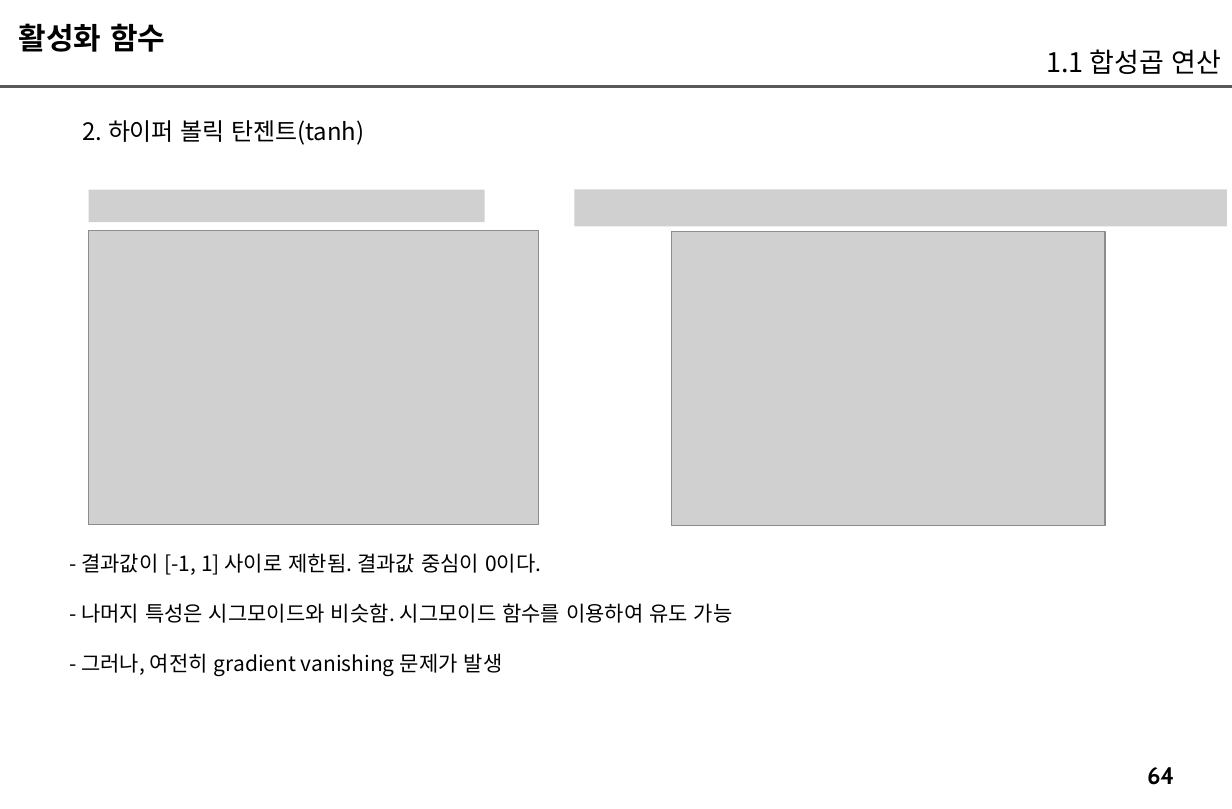
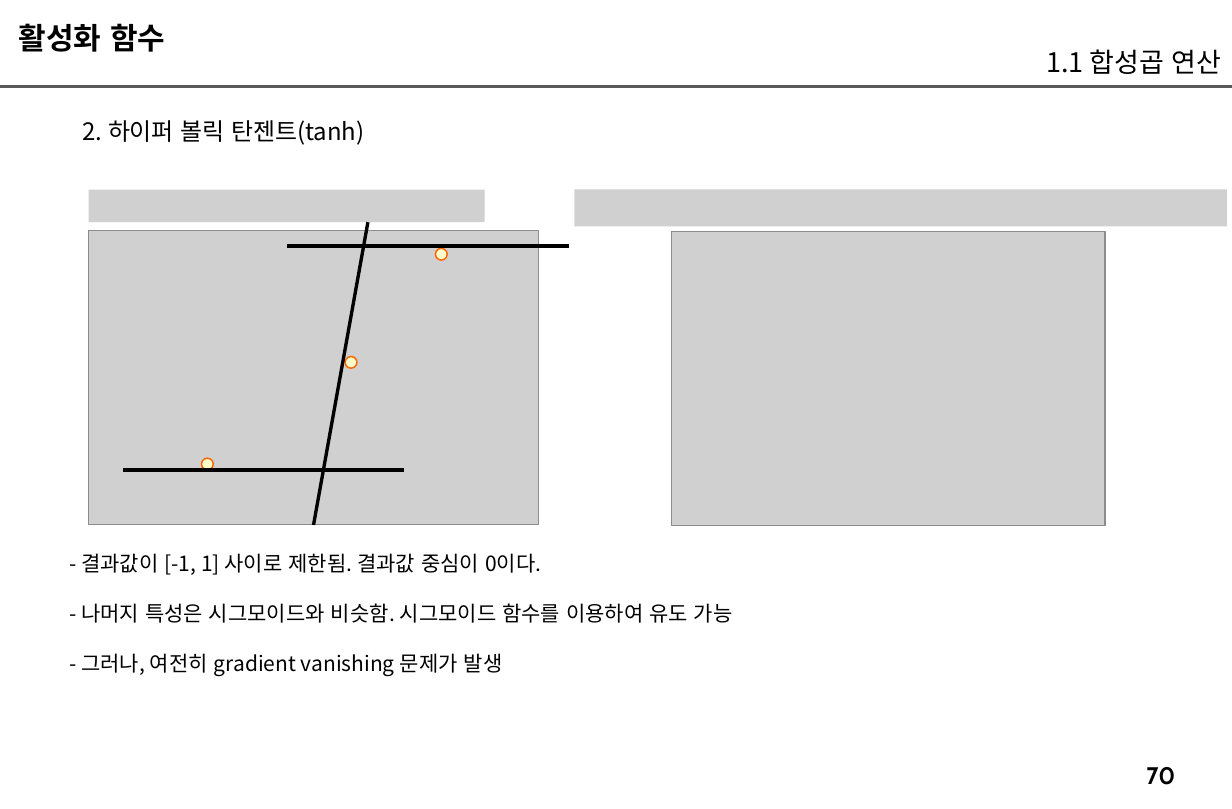
Before and after one commit to imguru-mooc/AI_CNN, a slide deck: slide 70 of CNN_판서.pptx (slide 64 before the commit). Drawn at 1232x809 pixels with LibreOffice and Linux fonts; fonts in the diff are those of the drawing; grey boxes stand for pictures. Boxes give left, top, right and bottom in pixels: in the first picture for what was removed or moved away, otherwise in the second. Text is boxed around its words. In the diff, an @@ line names an element or a change of style, - is before the commit and + after.

```diff
--- a/CNN_판서.pptx
+++ b/CNN_판서.pptx
@@ line added from (368, 222) to (314, 525), #000000 2.25 pt @@
@@ line added from (569, 246) to (287, 246), #000000 2.25 pt @@
@@ ellipse added at (x1=436, y1=248, x2=448, y2=260), fill #FFFFCC, outline #FF6600 1 pt @@
@@ ellipse added at (x1=345, y1=356, x2=357, y2=368), fill #FFFFCC, outline #FF6600 1 pt @@
@@ line added from (405, 470) to (123, 470), #000000 2.25 pt @@
@@ ellipse added at (x1=202, y1=458, x2=214, y2=470), fill #FFFFCC, outline #FF6600 1 pt @@
@@ page number at (x1=1146, y1=767, x2=1175, y2=785): text changed @@
-64
+70
```
Also in this commit, not shown: 38 other slides changed, 98 slides added, 2 slides removed, 2 other files.
